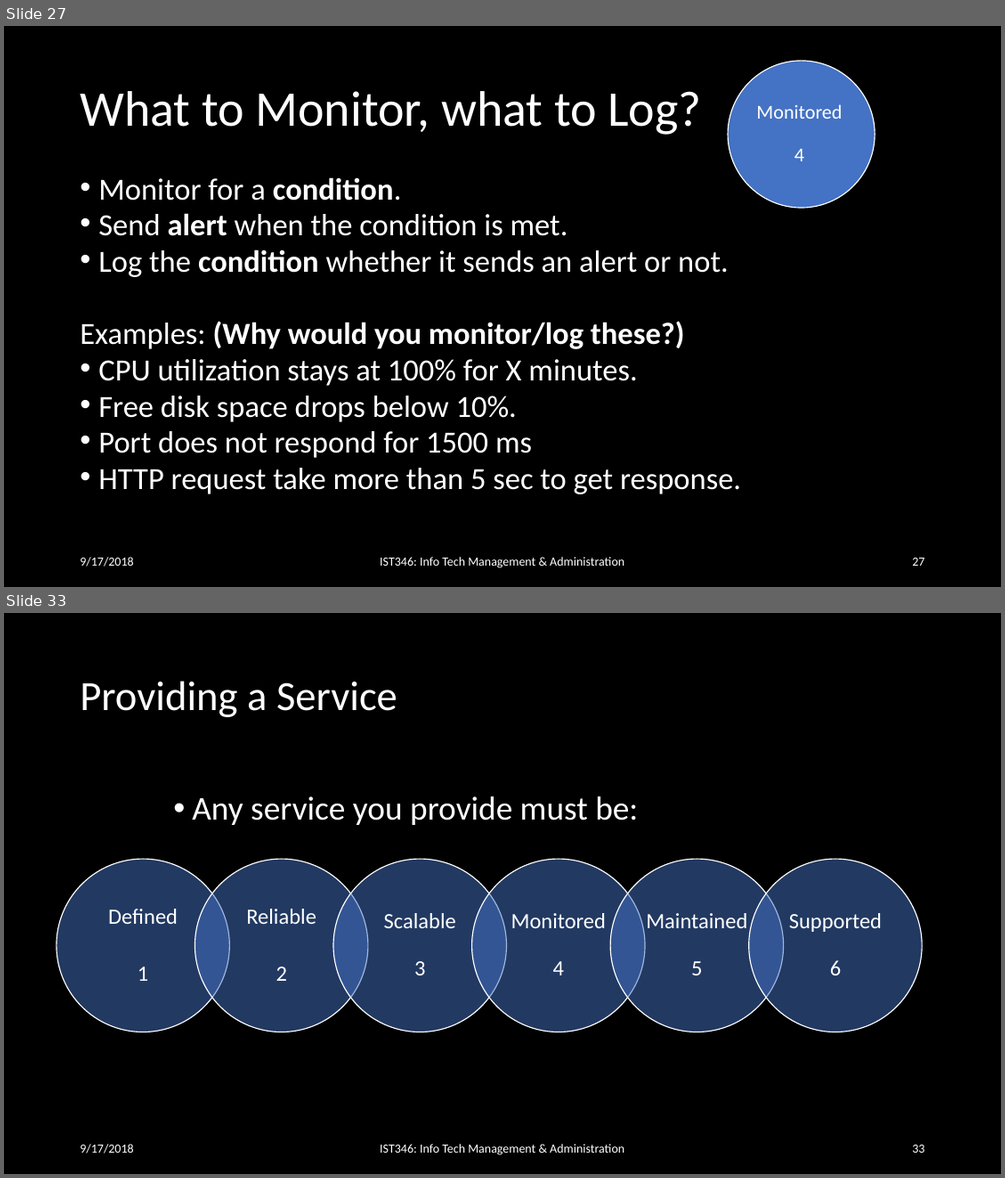
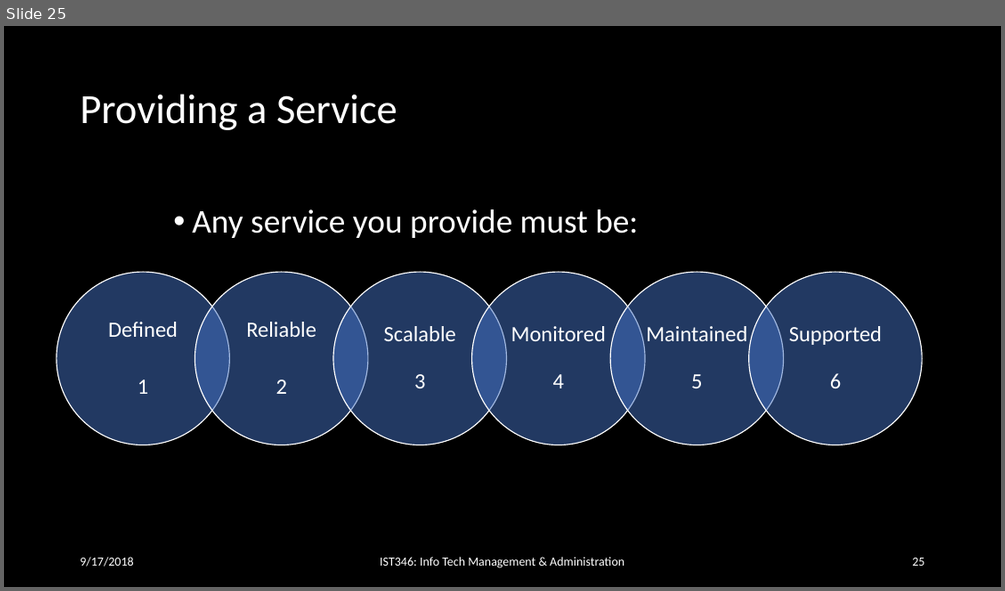
Before and after one commit to orstewar/ist346-content, a slide deck: content/10-services-monitoring-logging.pptx. Shown one above the other, each under a label of ours: slides 27 and 33 before the commit, slide 25 after it; the slides between them are not shown. The pictures are 1005x1178 and 1005x591 pixels, drawn with LibreOffice and Linux fonts; fonts in the diff are those of the drawing. Boxes give left, top, right and bottom in pixels: in the first picture for what was removed or moved away, otherwise in the second. Text is boxed around its words. In the diff, an @@ line names an element or a change of style, - is before the commit and + after.

```diff
--- a/content/10-services-monitoring-logging.pptx
+++ b/content/10-services-monitoring-logging.pptx
@@ slide 27 removed at [4, 26, 1001, 587], background #000000 @@
@@ ellipse removed at [728, 61, 875, 208] @@
@@ title removed at [80, 91, 701, 135] @@
-What to Monitor, what to Log?
@@ text removed at [756, 104, 841, 161] @@
-Monitored
-4
@@ text removed at [80, 177, 741, 494] @@
-• Monitor for a condition.
-• Send alert when the condition is met.
-• Log the condition whether it sends an alert or not.
-Examples: (Why would you monitor/log these?)
-• CPU utilization stays at 100% for X minutes.
-• Free disk space drops below 10%.
-• Port does not respond for 1500 ms
-• HTTP request take more than 5 sec to get response.
@@ text removed at [80, 556, 133, 566] @@
-9/17/2018
@@ text removed at [380, 556, 624, 568] @@
-IST346: Info Tech Management & Administration
@@ page number removed at [912, 557, 924, 565] @@
-27
@@ what was slide 33 is now slide 25 @@
@@ page number at [912, 557, 924, 565]: text changed @@
-33
+25
```
Also in this commit, not shown: 14 slides changed, 1 slide added, 10 other slides removed, 2 other files.
